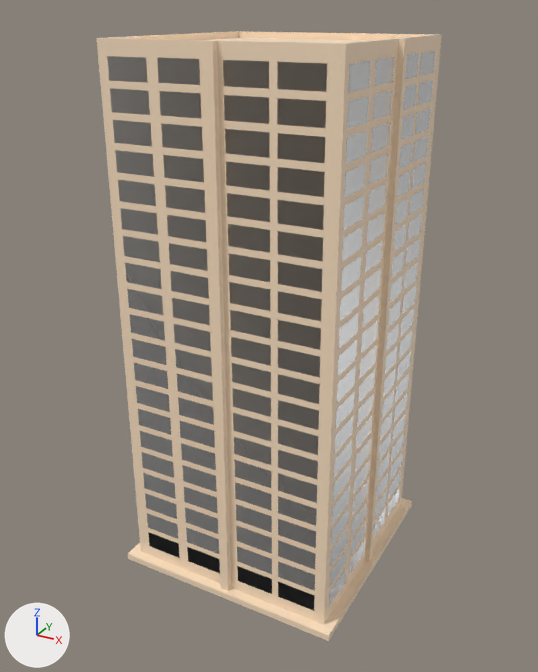
An edit to the Blender file client/blender_meshes/building-tall.blend, drawn before and after from the same camera.
Camera for both pictures: a camera (50 mm lens) standing at (18.9, -36.3, 32.6) and looking at (-0.7, -0.6, 14.8). The lights are fixed; the arrows at lower left show +X, +Y and +Z.

Objects in the first picture: 'Cube-col'.
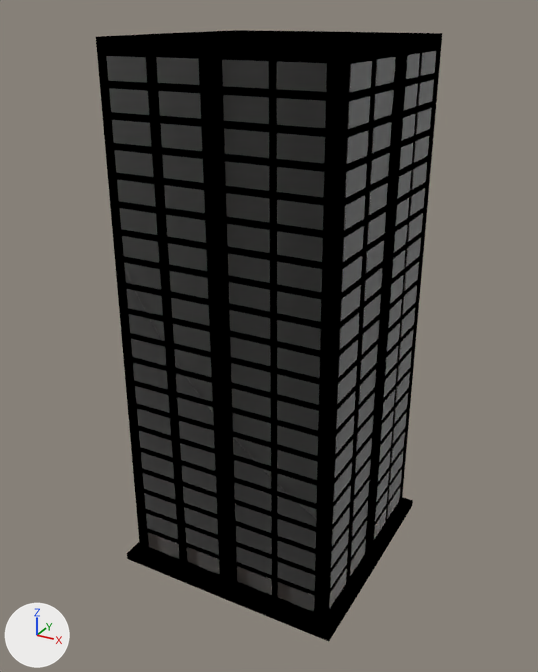
Boxes (x1, y1, x2, y2) around the edits, measured in the pictures (538 x 672 px):
'Cube-col', surface changed, recoloured, modifiers changed
    before: (97, 31, 442, 641)
    after: (96, 30, 442, 641)

The change, as a list of edits to the scene's bpy script:
```text
Change mat_window:
    mat_window.roughness: 0.401 -> 1.0
Add mat_outline:
    mat_outline = emission_material('Outline')
    mat_outline.base_color = (0.0, 0.0, 0.0)  # black #000000
Change me_cube:
    where me_cube.from_pydata(...)  # 1444 vertices, 589 faces; spans x -1.09..1.09, y -1.09..1.09, z -1.03..1.0
    add me_cube.materials.append(mat_outline)  # black #000000
Change ob_cube_col:
    add _m = ob_cube_col.modifiers.new('Solidify', 'SOLIDIFY')
    add _m.thickness = 0.015
    add _m.offset = -0.1
    add _m.material_offset = 4
    add _m.use_quality_normals = True
    add _m.use_flip_normals = True
```
